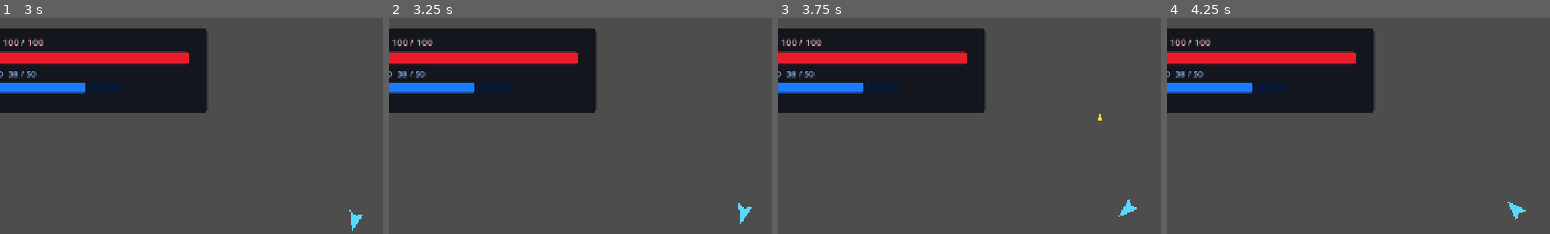
Above: before the commit, frames 1-4 (left to right).
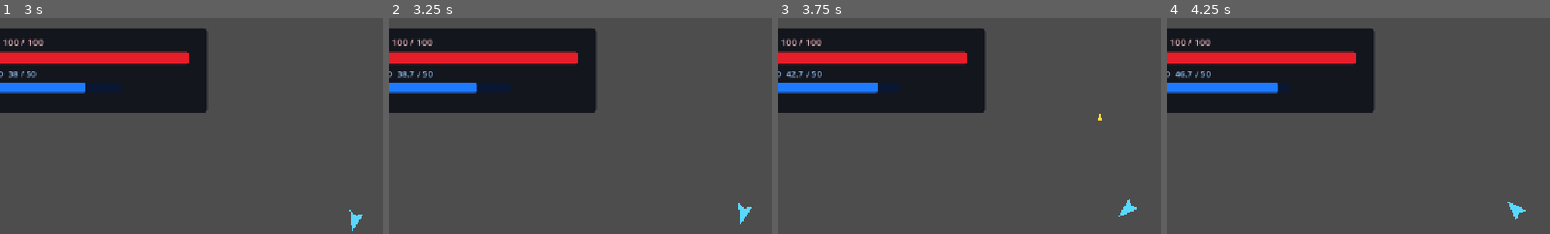
Above: after the commit, the same moments.

Repository: Bbran4/SpaceDelivery
Game: Godot game, scene res://scenes/tests/hud_test.tscn
Two runs of this game, one before a commit and one after it. Both use one fixed random seed, a clock stepped at 60 frames per second and the inputs below.
Inputs (mouse positions are % of the whole screen's width and height, from its top left):
- Up to frame 1 (3 s): click "Movement: Keyboard" at 0.5 s; click "Movement: Mouse" at 1.25 s; move the mouse to (72, 45) at 2.02 s; hold D (right) 2.03-2.78 s; hold Tab 2.03-2.78 s; move the mouse to (29, 55) at 2.77 s; hold S (down) from 2.78 s (still down); tap Tab at 2.85 s
- Up to frame 2 (3.25 s): keep holding S (down)
- Up to frame 3 (3.75 s): move the mouse to (60, 28) at 3.52 s; release S (down) at 3.53 s; hold D (right) from 3.53 s (still down); hold Tab from 3.53 s (still down)
- Up to frame 4 (4.25 s): keep holding D (right); keep holding Tab
The pictures show only the part of the screen within x 5-55%, y 0-50%; the shares and areas given below are measured in that part.

Frame 1 is identical in both runs. In frame 2, 0.1% of the frame differs, in the area x 4-24%, y 24-35%; in frame 3, 0.3%; in frame 4, 0.5%, in the area x 2-30%, y 24-35%.

Commit message:
Enable player shield regeneration

Diff:
--- a/scenes/player/player_ship.tscn
+++ b/scenes/player/player_ship.tscn
@@ -13,6 +13,8 @@
 
 [node name="PlayerShip" type="CharacterBody2D" unique_id=442917953 groups=["player_ship"]]
 script = ExtResource("1_ship")
+shield_recharge_rate = 8.0
+shield_recharge_delay = 2.0
 starting_weapon_module = ExtResource("4_weapon_module")
 
 [node name="ShipVisual" type="Polygon2D" parent="." unique_id=1345558751]
